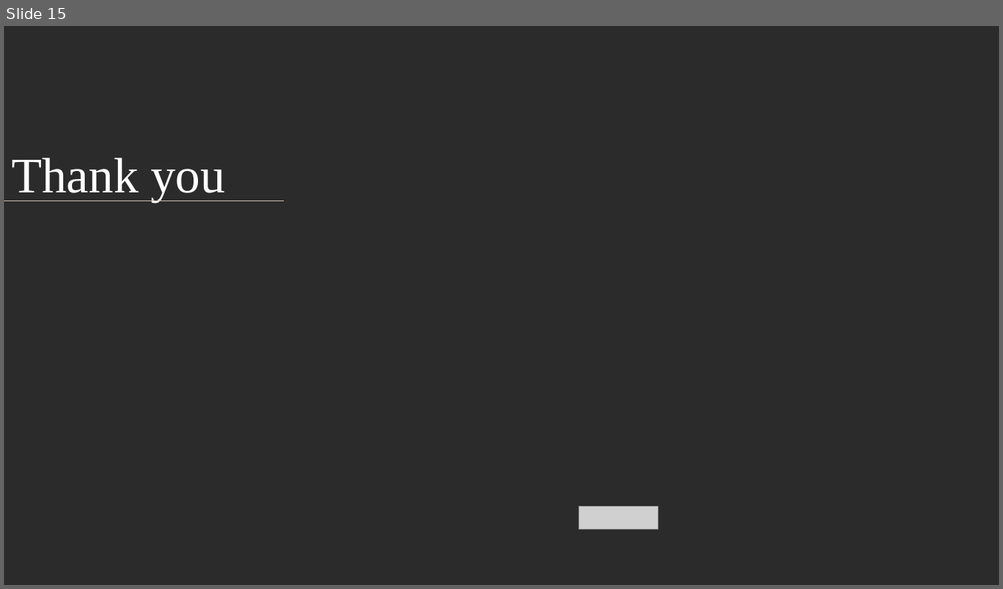
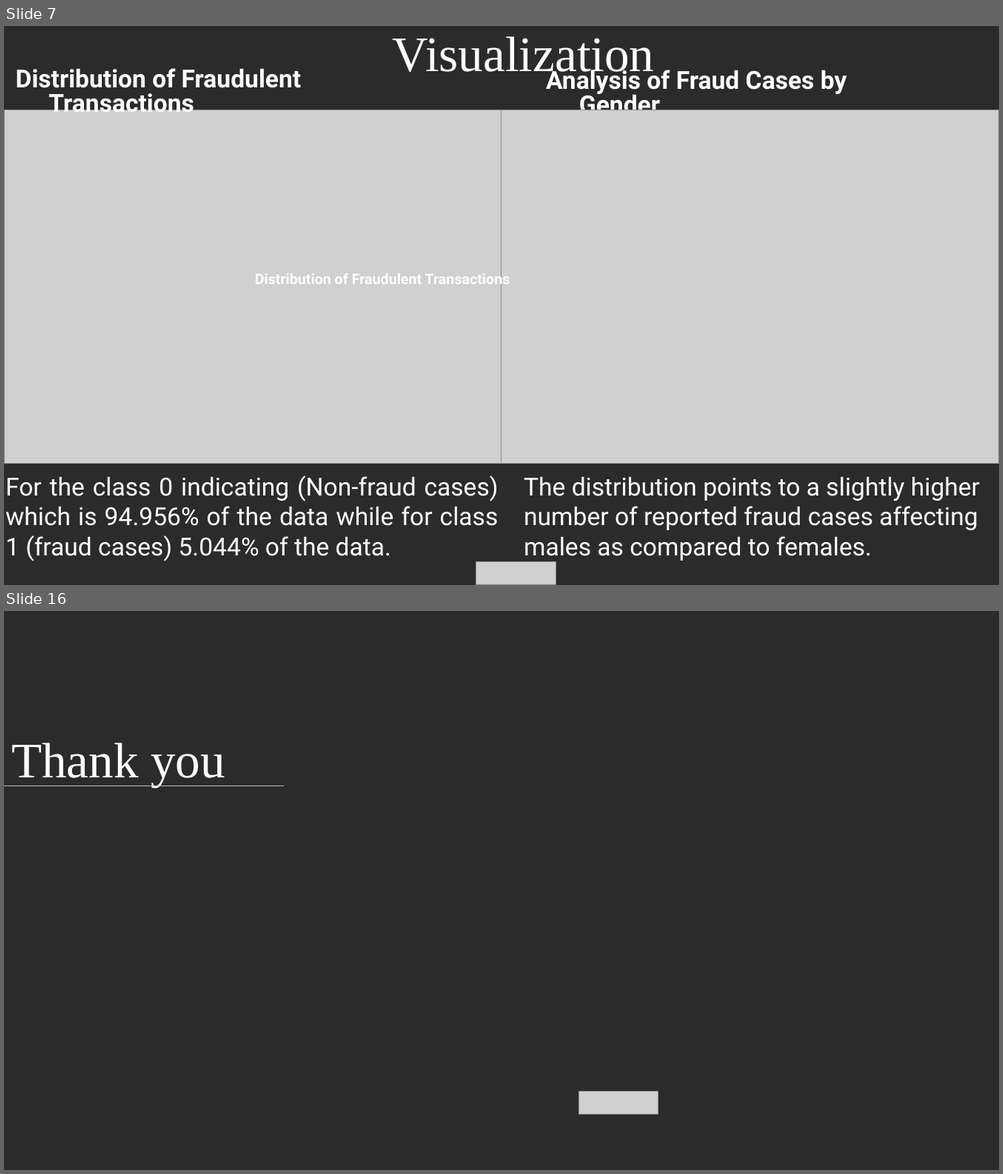
Before and after one commit to gkipkirui1/DSF-PT08P5-GROUP4-CAPSTONE-PROJECT, a slide deck: presentation/powerpoint_presentation.pptx. Shown one above the other, each under a label of ours: slide 15 before the commit, slides 7 and 16 after it; the slides between them are not shown. The pictures are 1003x589 and 1003x1174 pixels, drawn with LibreOffice and Linux fonts; fonts in the diff are those of the drawing; grey boxes stand for pictures; background and template pictures are left out; a plain dark background stands for a picture behind light text. Boxes give left, top, right and bottom in pixels: in the first picture for what was removed or moved away, otherwise in the second. Text is boxed around its words. In the diff, an @@ line names an element or a change of style, - is before the commit and + after.

```diff
--- a/presentation/powerpoint_presentation.pptx
+++ b/presentation/powerpoint_presentation.pptx
@@ slide 7 added at box(4, 26, 999, 585), background picture (left out) @@
@@ title added at box(392, 36, 654, 81), 48 pt, text #FFFFFF @@
+Visualization
@@ text added at box(16, 68, 301, 118), 24 pt, text #FFFFFF, bold @@
+Distribution of Fraudulent Transactions
@@ subtitle added at box(546, 67, 847, 110), 24 pt, text #FFFFFF, bold @@
+Analysis of Fraud Cases by Gender
@@ picture added at box(4, 110, 502, 464) @@
@@ picture added at box(502, 110, 999, 464) @@
@@ text added at box(255, 271, 510, 289), 14 pt, text #FFFFFF, bold @@
+Distribution of Fraudulent Transactions
@@ text added at box(5, 476, 498, 562), 24 pt, text #FFFFFF @@
+For the class 0 indicating (Non-fraud cases) which is 94.956% of the data while for class 1 (fraud cases) 5.044% of the data.
@@ text added at box(523, 477, 979, 561), 24 pt, text #FFFFFF @@
+The distribution points to a slightly higher number of reported fraud cases affecting males as compared to females.
@@ picture added at box(476, 562, 555, 585) @@
@@ what was slide 15 is now slide 16 @@
```
Also in this commit, not shown: 10 slides changed, 4 other slides added, 4 slides removed, 1 other file.
